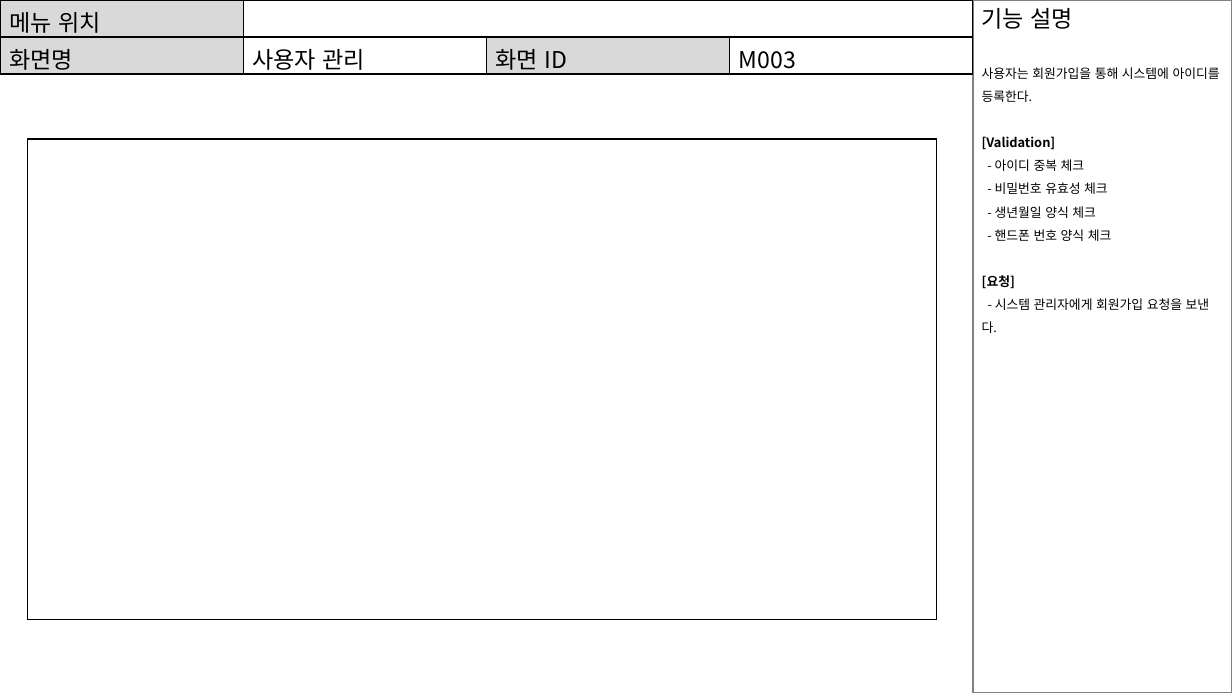
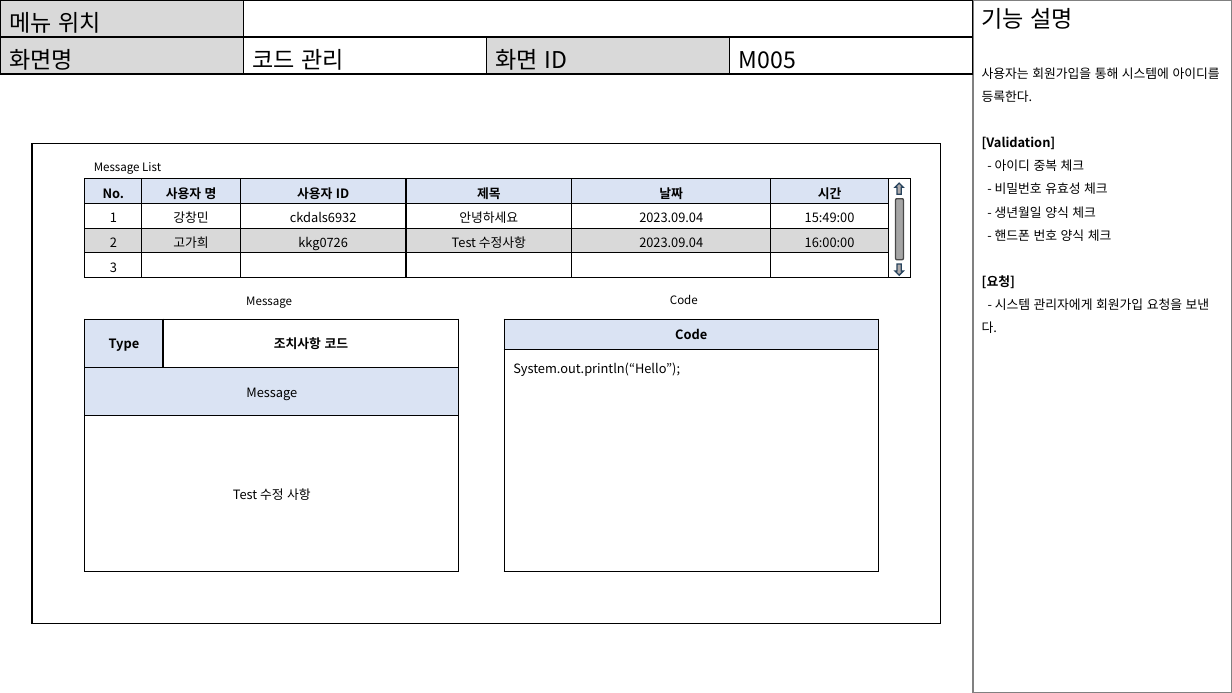
Before and after one commit to ckdals6932/ISSUE-PROJECT, a slide deck: slide 11 of src/main/webapp/document/화면설계서.pptx (slide 6 before the commit). Drawn at 1232x693 pixels with LibreOffice and Linux fonts; fonts in the diff are those of the drawing. Boxes give left, top, right and bottom in pixels: in the first picture for what was removed or moved away, otherwise in the second. Text is boxed around its words. In the diff, an @@ line names an element or a change of style, - is before the commit and + after.

```diff
--- a/src/main/webapp/document/화면설계서.pptx
+++ b/src/main/webapp/document/화면설계서.pptx
@@ table at box(0, 0, 972, 78) @@
-row 2, column 2: 사용자 관리
+row 2, column 2: 코드 관리
-row 2, column 4: M003
+row 2, column 4: M005
@@ rectangle: place and size @@
-rectangle at box(28, 140, 936, 620)
+rectangle at box(32, 143, 941, 624)
@@ table added at box(85, 178, 909, 277), 4 rows, 7 columns @@
+No. | 사용자 명 | 사용자 ID | 제목 | 날짜 | 시간 | 
+1 | 강창민 | ckdals6932 | 안녕하세요 | 2023.09.04 | 15:49:00 | 
+2 | 고가희 | kkg0726 | Test 수정사항 | 2023.09.04 | 16:00:00 | 
+3 |  |  |  |  |  | 
@@ text added at box(94, 162, 161, 174), 9 pt, text #000000 @@
+Message List
@@ rounded rectangle added at box(896, 199, 903, 260), fill #A5A5A5, outline #484848 1 pt @@
@@ down arrow added at box(896, 183, 904, 194), fill #AFABAB, outline #28445D 1 pt @@
@@ down arrow added at box(896, 264, 904, 275), fill #AFABAB, outline #28445D 1 pt @@
@@ text added at box(246, 296, 292, 308), 9 pt, text #000000 @@
+Message
@@ text added at box(670, 294, 698, 304), 9 pt, text #000000 @@
+Code
@@ table added at box(85, 319, 459, 571), 3 rows, 2 columns @@
+Type | 조치사항 코드
+Message | 
+Test 수정 사항 | 
@@ table added at box(505, 319, 879, 571), 2 rows, 1 columns @@
+Code
+System.out.println(“Hello”);
```
Also in this commit, not shown: 5 other slides changed, 3 slides added, 1 other file.
